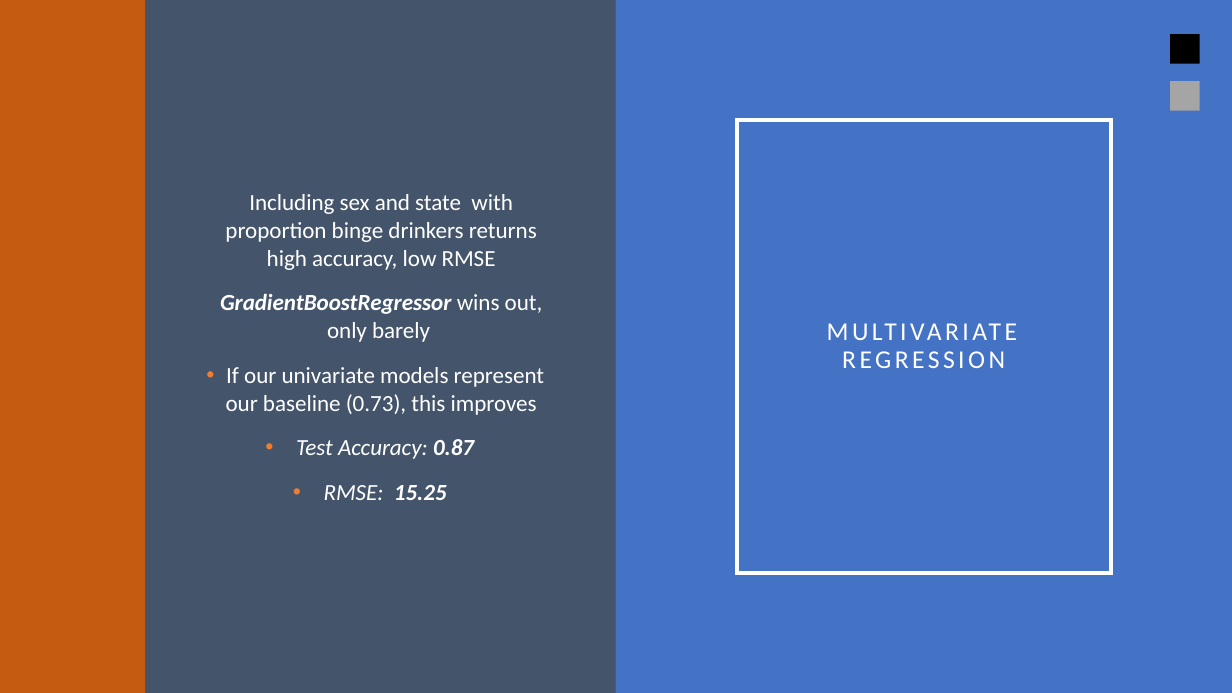
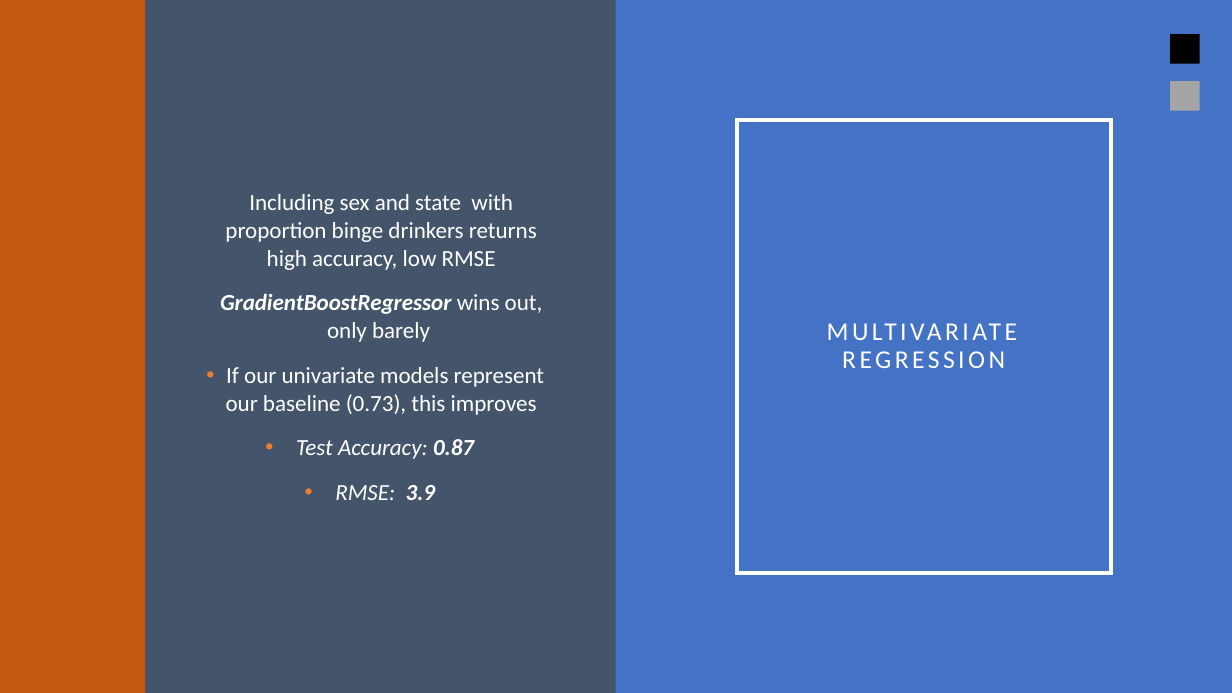
Before and after one commit to khiggins115/capstone_final, a slide deck: slide 16 of deliverables/capstone_KH.pptx. Drawn at 1232x693 pixels with LibreOffice and Linux fonts; fonts in the diff are those of the drawing. Boxes give left, top, right and bottom in pixels: in the first picture for what was removed or moved away, otherwise in the second. Text is boxed around its words. In the diff, an @@ line names an element or a change of style, - is before the commit and + after.

```diff
--- a/deliverables/capstone_KH.pptx
+++ b/deliverables/capstone_KH.pptx
@@ text at (335,485,435,500): text changed @@
-• RMSE: 15.25
+• RMSE: 3.9
```
Also in this commit, not shown: 4 other slides changed, 5 other files.
